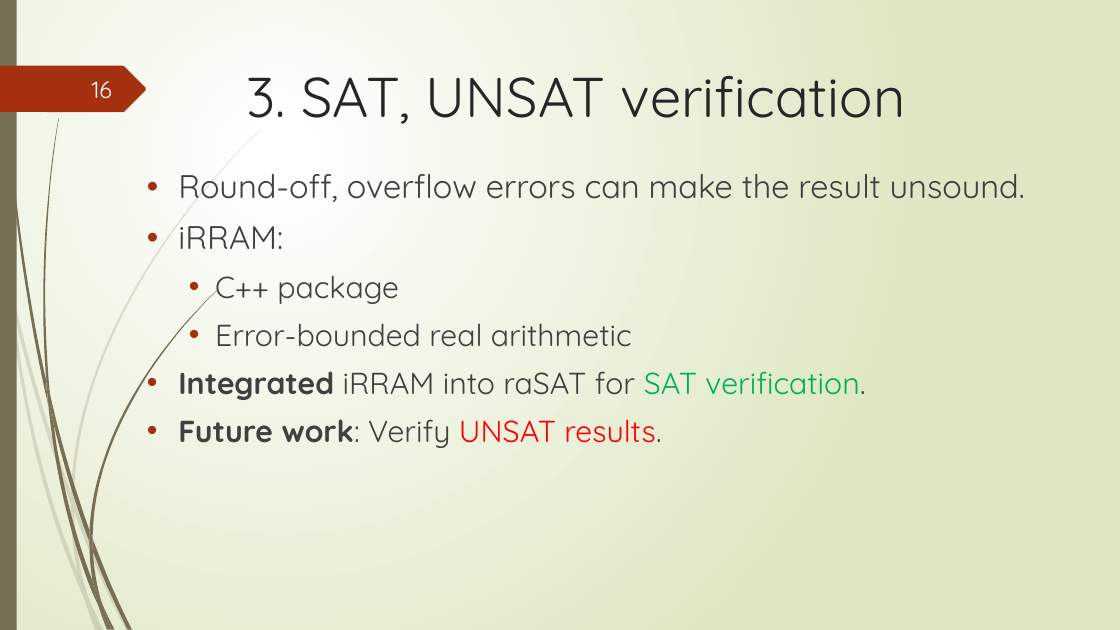
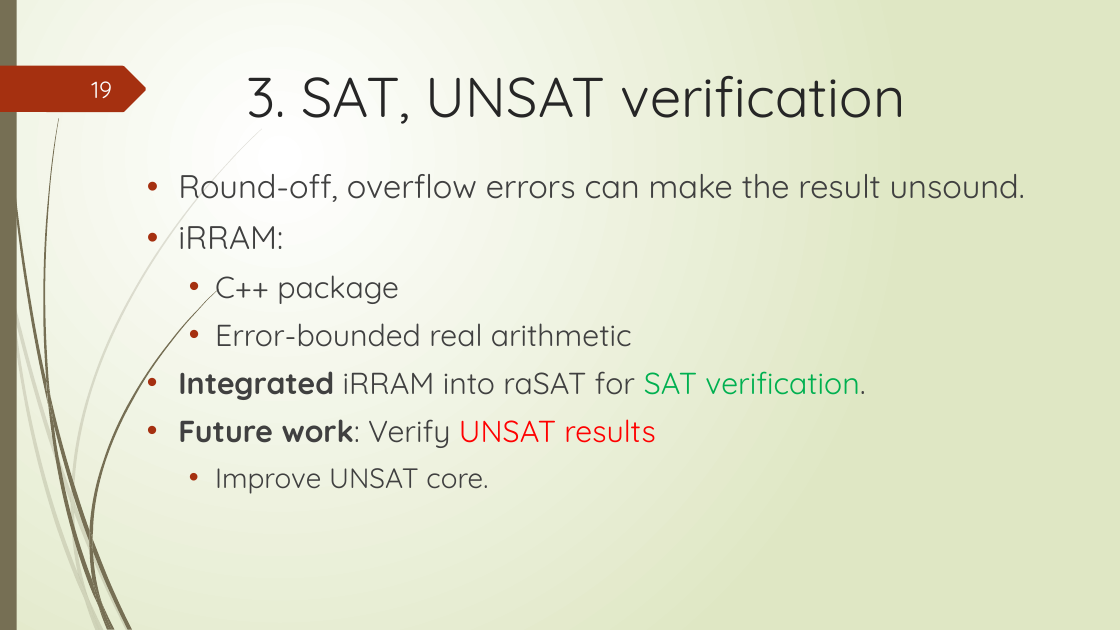
Before and after one commit to tungvx/raSAT, a slide deck: slide 19 of report/midterm.pptx (slide 16 before the commit). Drawn at 1120x630 pixels with LibreOffice and Linux fonts; fonts in the diff are those of the drawing. Boxes give left, top, right and bottom in pixels: in the first picture for what was removed or moved away, otherwise in the second. Text is boxed around its words. In the diff, an @@ line names an element or a change of style, - is before the commit and + after.

```diff
--- a/report/midterm.pptx
+++ b/report/midterm.pptx
@@ page number at (91,81,112,98): text changed @@
-16
+19
@@ text at (178,419,655,494): text changed @@
-• Future work: Verify UNSAT results.
+• Future work: Verify UNSAT results
+  • Improve UNSAT core.
```
Also in this commit, not shown: 8 other slides changed, 7 slides added, 3 slides removed, 5 other files.
